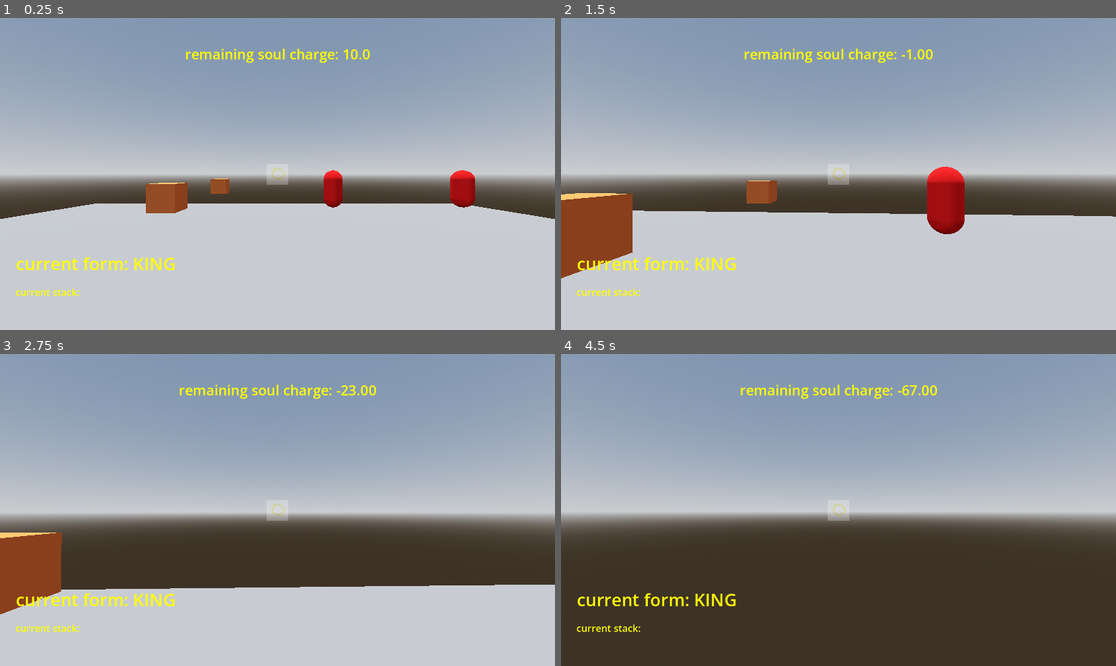
Above: before the commit, frames 1-4 (two rows, left to right).
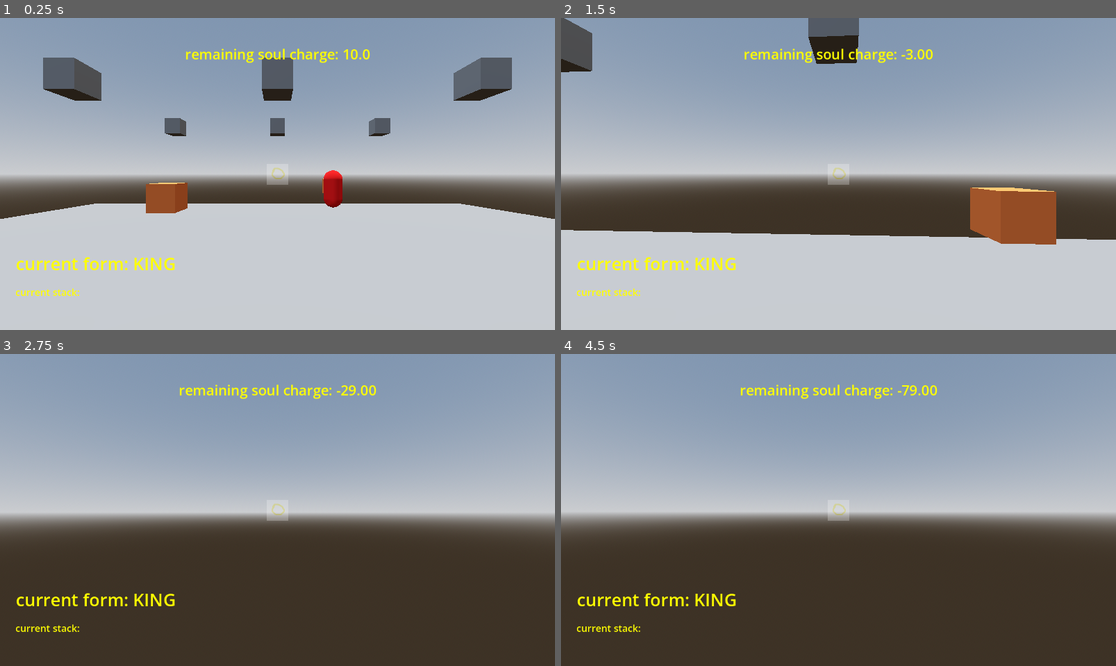
Above: after the commit, the same moments.

Repository: MarGamaDev/wolfenlike
Game: Godot game, scene res://Player/player test/player_test.tscn
Two runs of this game, one before a commit and one after it. Both use one fixed random seed, a clock stepped at 60 frames per second and the inputs below.
Inputs (mouse positions are in pixels of both pictures, inside the frame that each line leads up to):
- Up to frame 1 (0.25 s): no input
- Up to frame 2 (1.5 s): tap Enter at 0.5 s; move the mouse to (866, 174) at 0.52 s; hold W (player_forward) from 0.53 s (still down); tap Space (space) at 0.6 s; move the mouse to (810, 174) at 1.27 s; click (810, 174) at 1.35 s
- Up to frame 3 (2.75 s): keep holding W (player_forward); tap Space (space) at 1.55, 2.3 s; move the mouse to (288, 503) at 2.02 s; right-click (288, 503) at 2.1 s
- Up to frame 4 (4.5 s): keep holding W (player_forward); move the mouse to (832, 516) at 2.77 s; tap Space (space) at 2.85, 3.8, 4.25, 4.35 s; move the mouse to (877, 513) at 3.52 s; tap T (test_stop_dash) at 3.6 s; move the mouse to (794, 506) at 4.27 s

The runs differ from the first frame. In frame 1, 4.4% of the frame differs, in the area x 7-93%, y 12-61%; in frame 2, 14%; in frame 3, 27%, in the area x 0-100%, y 10-100%; in frame 4, less than 0.1%.

Commit message:
pawn has an attack and moves towards player

Diff:
--- a/Enemies/enemy forms/enemy_pawn.gd
+++ b/Enemies/enemy forms/enemy_pawn.gd
@@ -1,4 +1,10 @@
 class_name EnemyPawn extends Enemy
+
+@onready var swipe_collider : Area3D = $SwipeAttackBox
+
+func _ready() -> void:
+	#super()
+	swipe_collider.process_mode = Node.PROCESS_MODE_DISABLED
 
 func decide_next_move(player_position : Vector2, spaces_taken : Array[Vector2]) -> Vector2:
 	var next_move_target : Vector2
@@ -24,11 +30,24 @@
 		count += 1
 	if flag_to_move:
 		print("moving into: ", closest_move, " from ", grid_position)
+		grid_position = closest_move
+		return closest_move
 	else:
 		print("no move available")
-	return next_move_target
+		return grid_position
 
 func find_distance_to_player(test_position : Vector2, player_position : Vector2) -> float:
 	var path_vector : Vector2 = player_position - test_position
 	var distance_possible : float = sqrt((path_vector.x * path_vector.x) + (path_vector.y * path_vector.y)) / grid_size
 	return distance_possible
+
+func on_finishing_movement() -> void:
+	swipe_collider.process_mode = Node.PROCESS_MODE_ALWAYS
+	await get_tree().create_timer(0.1).timeout
+	swipe_collider.process_mode = Node.PROCESS_MODE_DISABLED
+	pass
+
+func _on_swipe_attack_box_body_entered(body: Node3D) -> void:
+	if body == player:
+		player.take_damage(damage)
+		print("player hit")
--- a/Enemies/enemy forms/enemy_pawn.tscn
+++ b/Enemies/enemy forms/enemy_pawn.tscn
@@ -10,8 +10,13 @@
 
 [sub_resource type="CapsuleShape3D" id="CapsuleShape3D_03tc1"]
 
+[sub_resource type="CylinderShape3D" id="CylinderShape3D_f3ies"]
+radius = 4.038574
+
 [node name="EnemyPawn" type="CharacterBody3D" unique_id=1277766704]
+collision_layer = 2
 script = ExtResource("1_f3ies")
+damage = 2.0
 metadata/_custom_type_script = "uid://7fy4dtxxh15i"
 
 [node name="MeshInstance3D" type="MeshInstance3D" parent="." unique_id=32952959]
@@ -19,3 +24,12 @@
 
 [node name="CollisionShape3D" type="CollisionShape3D" parent="." unique_id=599227975]
 shape = SubResource("CapsuleShape3D_03tc1")
+
+[node name="SwipeAttackBox" type="Area3D" parent="." unique_id=915867510]
+collision_layer = 0
+collision_mask = 4
+
+[node name="CollisionShape3D" type="CollisionShape3D" parent="SwipeAttackBox" unique_id=15371509]
+shape = SubResource("CylinderShape3D_f3ies")
+
+[connection signal="body_entered" from="SwipeAttackBox" to="." method="_on_swipe_attack_box_body_entered"]
--- a/Enemies/enemy.gd
+++ b/Enemies/enemy.gd
@@ -5,8 +5,11 @@
 var grid_position : Vector2
 var grid_size : float
 @export var enemy_type : ENEMY_TYPE
+@export var damage : float
+var player : Player
 
-
+func initialize(set_player : Player):
+	player = set_player
 
 func on_hit(damage : float):
 	pass
@@ -14,3 +17,6 @@
 func decide_next_move(player_position : Vector2, spaces_taken : Array[Vector2]) -> Vector2:
 	var next_move_target : Vector2
 	return next_move_target
+
+func on_finishing_movement() -> void:
+	pass
--- a/Enemies/enemy_manager.gd
+++ b/Enemies/enemy_manager.gd
@@ -10,18 +10,30 @@
 var occupied_spaces : Array[Vector2] = []
 
 func _ready() -> void:
-	for i in get_children():
+	for i : Enemy in get_children():
 		enemies.append(i)
+		i.initialize(player)
 		i.grid_size = grid_size
 	##THIS RE-ORDERING OF ENEMIES WILL LATER BE MOVED TO DECISION MAKING AND NOT ALIGNING
 	enemies.sort_custom(sort_by_enemy_type)
 	align_enemies()
-	enemies[0].decide_next_move(find_player_grid_position(), occupied_spaces)
 
 func _process(delta: float) -> void:
 	if Input.is_action_just_pressed("space"):
-		enemies[0].decide_next_move(find_player_grid_position(), occupied_spaces)
+		on_enemy_turn()
+		print(occupied_spaces)
 
+func on_enemy_turn() -> void:
+	enemies.sort_custom(sort_by_enemy_type)
+	var player_position : Vector2 = find_player_grid_position()
+	for enemy in enemies:
+		var new_grid_position : Vector2 = enemy.decide_next_move(player_position, occupied_spaces)
+		enemy.global_position.x = (new_grid_position.x * grid_size) +  (grid_size / 2)
+		enemy.global_position.z = (new_grid_position.y * grid_size) +  (grid_size / 2)
+		align_enemies()
+	for enemy in enemies:
+		enemy.on_finishing_movement()
+	pass
 
 func align_enemies() -> void:
 	var spaces_taken : Array[Vector2] = []
--- a/Player/player test/player_test.tscn
+++ b/Player/player test/player_test.tscn
@@ -7,6 +7,14 @@
 [ext_resource type="PackedScene" uid="uid://cl8evi2c0lcyx" path="res://game objects/soul_pickup.tscn" id="4_sx4cf"]
 [ext_resource type="PackedScene" uid="uid://k0cst8r2vlvq" path="res://Enemies/enemy_manager.tscn" id="5_kx4w0"]
 
+[sub_resource type="CapsuleShape3D" id="CapsuleShape3D_r0ush"]
+
+[sub_resource type="StandardMaterial3D" id="StandardMaterial3D_r0ush"]
+albedo_color = Color(0, 1, 1, 1)
+
+[sub_resource type="CapsuleMesh" id="CapsuleMesh_40dfu"]
+material = SubResource("StandardMaterial3D_r0ush")
+
 [sub_resource type="ProceduralSkyMaterial" id="ProceduralSkyMaterial_fo6mw"]
 sky_horizon_color = Color(0.66224277, 0.6717428, 0.6867428, 1)
 ground_horizon_color = Color(0.66224277, 0.6717428, 0.6867428, 1)
@@ -19,18 +27,7 @@
 sky = SubResource("Sky_fipd4")
 tonemap_mode = 2
 
-[sub_resource type="CapsuleShape3D" id="CapsuleShape3D_r0ush"]
-
-[sub_resource type="StandardMaterial3D" id="StandardMaterial3D_r0ush"]
-albedo_color = Color(0, 1, 1, 1)
-
-[sub_resource type="CapsuleMesh" id="CapsuleMesh_40dfu"]
-material = SubResource("StandardMaterial3D_r0ush")
-
 [node name="PlayerTest" type="Node3D" unique_id=976342081]
-
-[node name="WorldEnvironment" type="WorldEnvironment" parent="." unique_id=1603588350]
-environment = SubResource("Environment_ub18d")
 
 [node name="Player" parent="." unique_id=590664996 node_paths=PackedStringArray("test_soul_label", "test_stack_label", "name_label_test") instance=ExtResource("1_r0ush")]
 transform = Transform3D(1, 0, 0, 0, 1, 0, 0, 0, 1, 0, 1.8187981, 0)
@@ -43,17 +40,7 @@
 player = NodePath("../Player")
 
 [node name="EnemyPawn" parent="EnemyManager" unique_id=1277766704 instance=ExtResource("3_1ny3e")]
-transform = Transform3D(1, 0, 0, 0, 1, 0, 0, 0, 1, 7.279792, 2.2452493, -13.361069)
-
-[node name="EnemyPawn2" parent="EnemyManager" unique_id=1786720738 instance=ExtResource("3_1ny3e")]
-transform = Transform3D(1, 0, 0, 0, 1, 0, 0, 0, 1, 7.824208, 2.2452493, -5.3412113)
-
-[node name="EnemyPawn3" parent="EnemyManager" unique_id=1905996858 instance=ExtResource("3_1ny3e")]
-transform = Transform3D(1, 0, 0, 0, 1, 0, 0, 0, 1, 0.55771255, 2.2452493, -13.622208)
-
-[node name="CSGBox3D" type="CSGBox3D" parent="." unique_id=678165903 groups=["world"]]
-use_collision = true
-size = Vector3(32.011475, 0.001, 36.09375)
+transform = Transform3D(1, 0, 0, 0, 1, 0, 0, 0, 1, 3.7915897, 2.2452493, -11.992018)
 
 [node name="DirectionalLight3D" type="DirectionalLight3D" parent="." unique_id=1875001289]
 transform = Transform3D(1, 0, 0, 0, -0.064671695, 0.99790657, 0, -0.99790657, -0.064671695, 0, 6.321272, 0)
@@ -150,7 +137,7 @@
 soul_type = 4
 
 [node name="SoulPickup3" parent="." unique_id=72798552 instance=ExtResource("4_sx4cf")]
-transform = Transform3D(1, 0, 0, 0, 1, 0, 0, 0, 1, -3.9445305, 1.7582631, -14.042409)
+transform = Transform3D(1, 0, 0, 0, 1, 0, 0, 0, 1, 3.711616, 1.7582631, -14.042409)
 soul_type = 5
 
 [node name="SoulPickup4" parent="." unique_id=1900073874 instance=ExtResource("4_sx4cf")]
@@ -159,3 +146,57 @@
 
 [node name="SoulPickup5" parent="." unique_id=1511543021 instance=ExtResource("4_sx4cf")]
 transform = Transform3D(1, 0, 0, 0, 1, 0, 0, 0, 1, -10.057552, 1.7582631, 0.094917774)
+
+[node name="WorldEnvironment" type="WorldEnvironment" parent="." unique_id=1603588350]
+environment = SubResource("Environment_ub18d")
+
+[node name="CSGBox3D" type="CSGBox3D" parent="." unique_id=678165903 groups=["world"]]
+use_collision = true
+size = Vector3(32.011475, 0.001, 36.09375)
+
+[node name="Node3D" type="Node3D" parent="." unique_id=1689057862]
+
+[node name="CSGBox3D2" type="CSGBox3D" parent="Node3D" unique_id=1149612196]
+transform = Transform3D(1, 0, 0, 0, 1, 0, 0, 0, 1, 0, 5.816, 7)
+
+[node name="CSGBox3D3" type="CSGBox3D" parent="Node3D" unique_id=1644502753]
+transform = Transform3D(1, 0, 0, 0, 1, 0, 0, 0, 1, 0, 5.816, 14)
+
+[node name="CSGBox3D4" type="CSGBox3D" parent="Node3D" unique_id=1890753279]
+transform = Transform3D(1, 0, 0, 0, 1, 0, 0, 0, 1, 0, 5.816, 0)
+
+[node name="CSGBox3D5" type="CSGBox3D" parent="Node3D" unique_id=285724519]
+transform = Transform3D(1, 0, 0, 0, 1, 0, 0, 0, 1, 0, 5.816, -7)
+
+[node name="CSGBox3D6" type="CSGBox3D" parent="Node3D" unique_id=713165952]
+transform = Transform3D(1, 0, 0, 0, 1, 0, 0, 0, 1, 0, 5.816, -14)
+
+[node name="CSGBox3D7" type="CSGBox3D" parent="Node3D" unique_id=1778451830]
+transform = Transform3D(1, 0, 0, 0, 1, 0, 0, 0, 1, -7, 5.816, 7)
+
+[node name="CSGBox3D8" type="CSGBox3D" parent="Node3D" unique_id=764260591]
+transform = Transform3D(1, 0, 0, 0, 1, 0, 0, 0, 1, -7, 5.816, 14)
+
+[node name="CSGBox3D9" type="CSGBox3D" parent="Node3D" unique_id=466866655]
+transform = Transform3D(1, 0, 0, 0, 1, 0, 0, 0, 1, -7, 5.816, 0)
+
+[node name="CSGBox3D10" type="CSGBox3D" parent="Node3D" unique_id=1391346336]
+transform = Transform3D(1, 0, 0, 0, 1, 0, 0, 0, 1, -7, 5.816, -7)
+
+[node name="CSGBox3D11" type="CSGBox3D" parent="Node3D" unique_id=1507906292]
+transform = Transform3D(1, 0, 0, 0, 1, 0, 0, 0, 1, -7, 5.816, -14)
+
+[node name="CSGBox3D12" type="CSGBox3D" parent="Node3D" unique_id=314553286]
+transform = Transform3D(1, 0, 0, 0, 1, 0, 0, 0, 1, 7, 5.816, 7)
+
+[node name="CSGBox3D13" type="CSGBox3D" parent="Node3D" unique_id=1951474694]
+transform = Transform3D(1, 0, 0, 0, 1, 0, 0, 0, 1, 7, 5.816, 14)
+
+[node name="CSGBox3D14" type="CSGBox3D" parent="Node3D" unique_id=253519379]
+transform = Transform3D(1, 0, 0, 0, 1, 0, 0, 0, 1, 7, 5.816, 0)
+
+[node name="CSGBox3D15" type="CSGBox3D" parent="Node3D" unique_id=60270879]
+transform = Transform3D(1, 0, 0, 0, 1, 0, 0, 0, 1, 7, 5.816, -7)
+
+[node name="CSGBox3D16" type="CSGBox3D" parent="Node3D" unique_id=92863618]
+transform = Transform3D(1, 0, 0, 0, 1, 0, 0, 0, 1, 7, 5.816, -14)
--- a/Player/player.gd
+++ b/Player/player.gd
@@ -1,6 +1,6 @@
 class_name Player extends CharacterBody3D
 
-const SPEED = 5.0
+const SPEED = 10.0
 const JUMP_VELOCITY = 4.5
 const CAMERA_SENSITIVITY : float = 0.001
 const CAMERA_ROTATION_MAX : float = 60.0
@@ -52,7 +52,7 @@
 	if Input.is_action_just_pressed("space"):
 		#current_form = $PlayerForms/BishopForm
 		#current_form.initialize(self)
-		print(global_position)
+		#print(global_position)
 		consume_soul(11)
 
 func _physics_process(delta: float) -> void:
